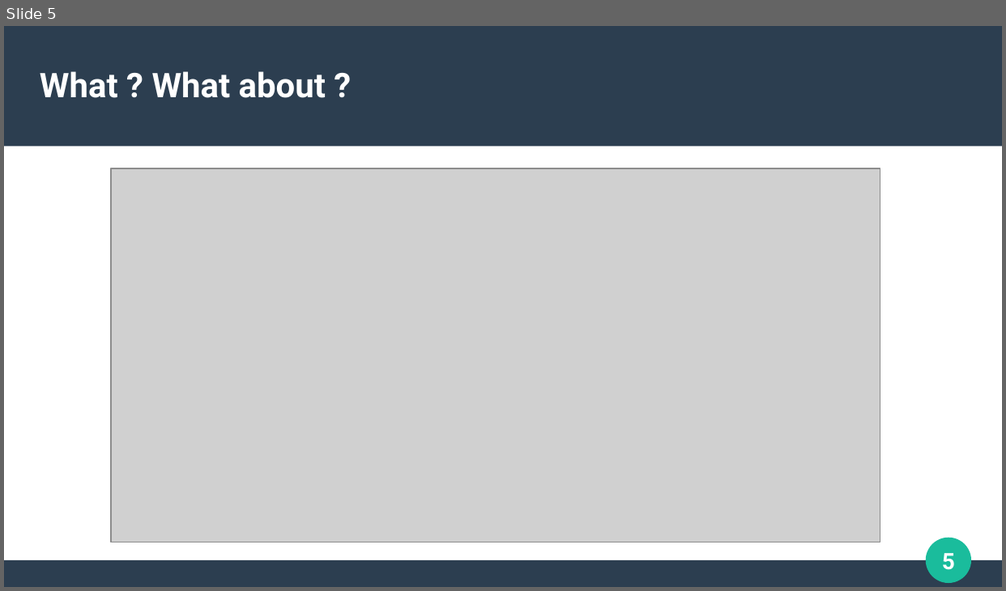
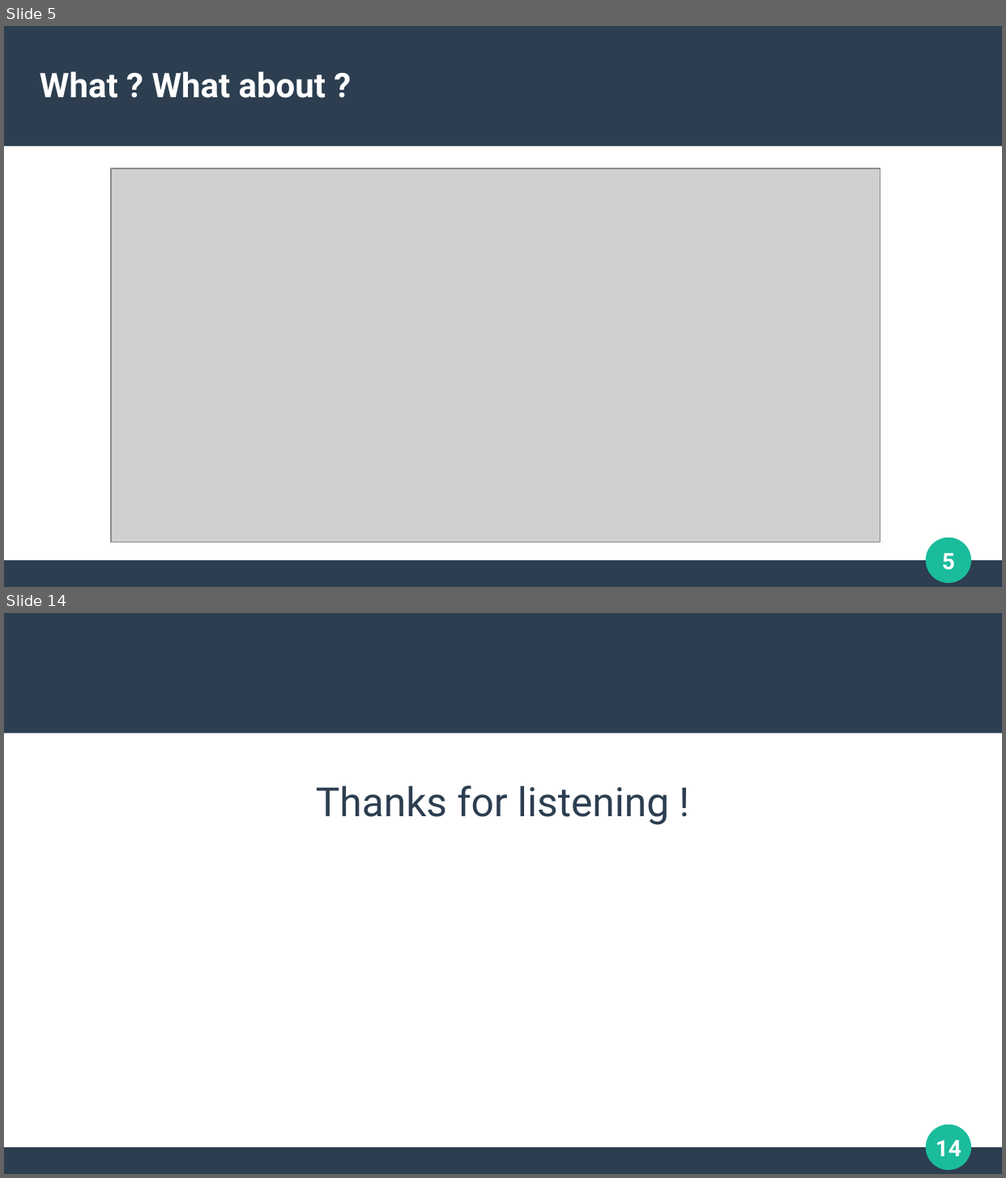
Before and after one commit to WilliamMagalhaesMonteiro/oralAnglaisM1, a slide deck: Présentation Anglais M1.odp. Shown one above the other, each under a label of ours: slide 5 before the commit, slides 5 and 14 after it; the slides between them are not shown. The pictures are 1006x591 and 1006x1178 pixels, drawn with LibreOffice and Linux fonts; fonts in the diff are those of the drawing; grey boxes stand for pictures. Boxes give left, top, right and bottom in pixels: in the first picture for what was removed or moved away, otherwise in the second. Text is boxed around its words. In the diff, an @@ line names an element or a change of style, - is before the commit and + after.

```diff
--- a/Présentation Anglais M1.odp
+++ b/Présentation Anglais M1.odp
@@ slide 14 added at (4, 613, 1002, 1174), background #FFFFFF; not listed: 4 template elements that a slide beside it also shows @@
@@ subtitle added at (316, 786, 669, 825), 32 pt, text #2C3E50 @@
+Thanks for listening !
```
Also in this commit, not shown: 8 other slides added, 1 slide removed, 3 other files.
